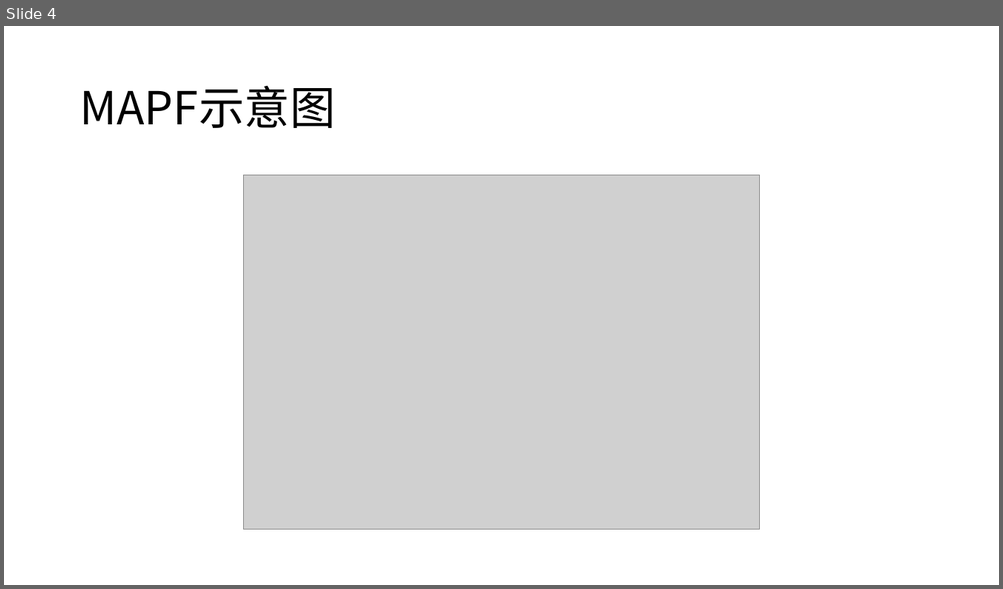
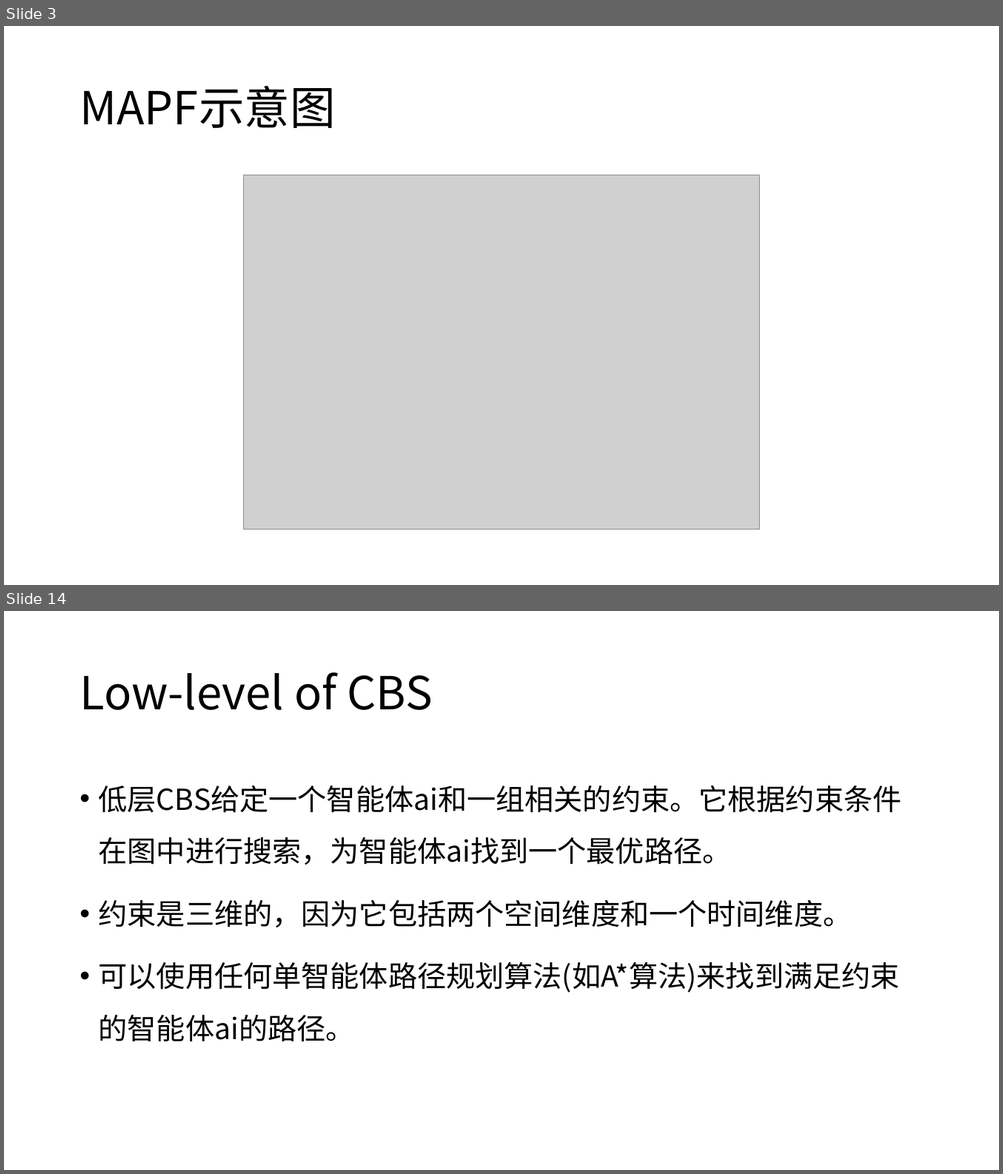
Before and after one commit to ssfc/npbenchmark, a slide deck: npbenchmark-main/MAPF/CBS.pptx. Shown one above the other, each under a label of ours: slide 4 before the commit, slides 3 and 14 after it; the slides between them are not shown. The pictures are 1003x589 and 1003x1174 pixels, drawn with LibreOffice and Linux fonts; fonts in the diff are those of the drawing; grey boxes stand for pictures. Boxes give left, top, right and bottom in pixels: in the first picture for what was removed or moved away, otherwise in the second. Text is boxed around its words. In the diff, an @@ line names an element or a change of style, - is before the commit and + after.

```diff
--- a/npbenchmark-main/MAPF/CBS.pptx
+++ b/npbenchmark-main/MAPF/CBS.pptx
@@ slide 14 added at bbox=[4, 611, 999, 1170], background #FFFFFF @@
@@ title added at bbox=[79, 672, 432, 710], 44 pt, text #000000 @@
+Low-level of CBS
@@ text added at bbox=[99, 786, 902, 1042], 28 pt, text #000000 @@
+• 低层CBS给定一个智能体ai和一组相关的约束。它根据约束条件在图中进行搜索，为智能体ai找到一个最优路径。
+• 约束是三维的，因为它包括两个空间维度和一个时间维度。
+• 可以使用任何单智能体路径规划算法(如A*算法)来找到满足约束的智能体ai的路径。
@@ what was slide 4 is now slide 3 @@
```
Also in this commit, not shown: 3 slides changed, 9 other slides added, 2 slides removed, 1 other file.
